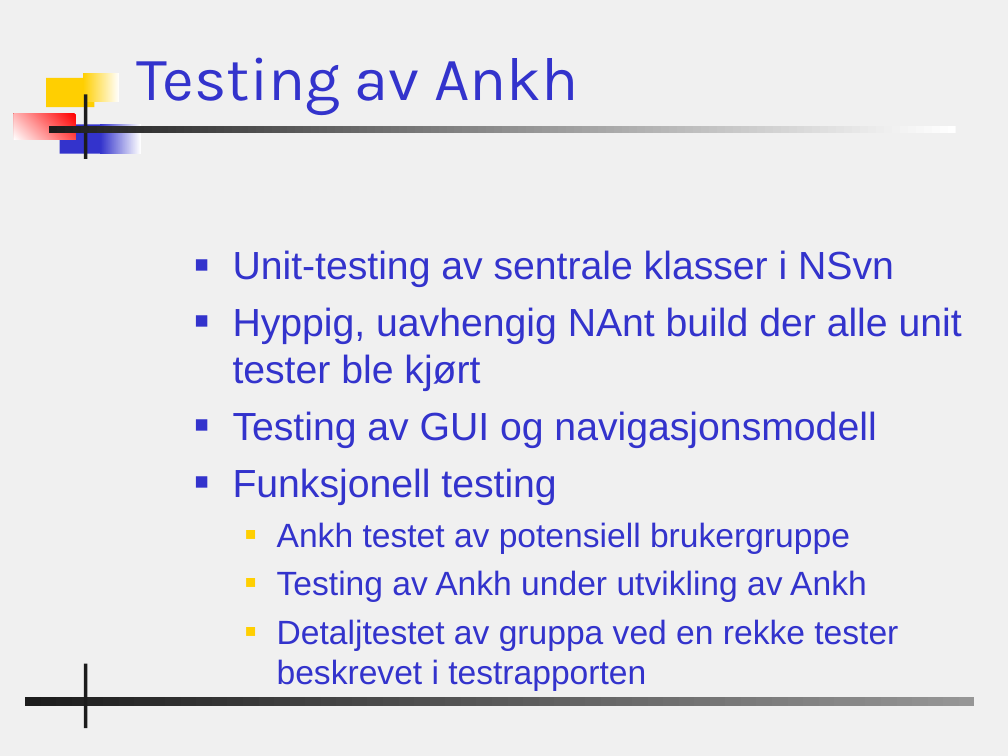
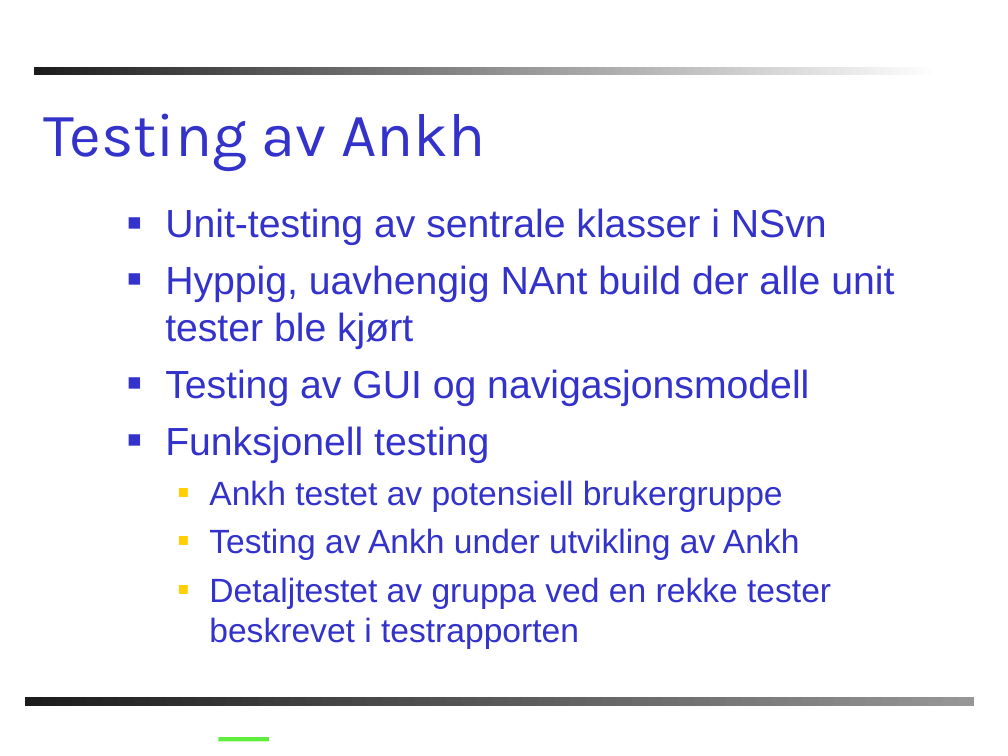
Before and after one commit to windygu/AnkhSVN, a slide deck: slide 13 of doc/powerpoint/Subversion_addin_for_VS.NET.ppt (slide 15 before the commit). Drawn at 1008x756 pixels with LibreOffice and Linux fonts; fonts in the diff are those of the drawing; background and template pictures are left out. Boxes give left, top, right and bottom in pixels: in the first picture for what was removed or moved away, otherwise in the second. Text is boxed around its words. In the diff, an @@ line names an element or a change of style, - is before the commit and + after.

```diff
--- a/doc/powerpoint/Subversion_addin_for_VS.NET.ppt
+++ b/doc/powerpoint/Subversion_addin_for_VS.NET.ppt
@@ background #F0F0F0 to #FFFFFF @@
@@ title "Testing av Ankh": place and size @@
-title "Testing av Ankh" at [137,57,578,115]
+title "Testing av Ankh" at [43,113,485,171]
@@ rectangle: place and size @@
-rectangle at [48,126,956,134]
+rectangle at [33,68,940,76]
@@ rectangle removed at [46,78,95,107] @@
@@ rectangle removed at [84,73,120,102] @@
@@ rectangle removed at [14,114,76,140] @@
@@ rectangle removed at [84,95,87,159] @@
@@ rectangle removed at [59,124,106,153] @@
@@ rectangle removed at [101,124,141,153] @@
@@ text "Unit-testing av sentrale klasser i ...": place and size @@
-text "Unit-testing av sentrale klasser i ..." at [233,250,962,691]
+text "Unit-testing av sentrale klasser i ..." at [165,208,894,649]
@@ rectangle removed at [84,663,87,728] @@
@@ line added from (219, 739) to (269, 739), #60EE3E 3 pt @@
```
Also in this commit, not shown: 22 other slides changed, 1 slide added, 1 slide removed.
